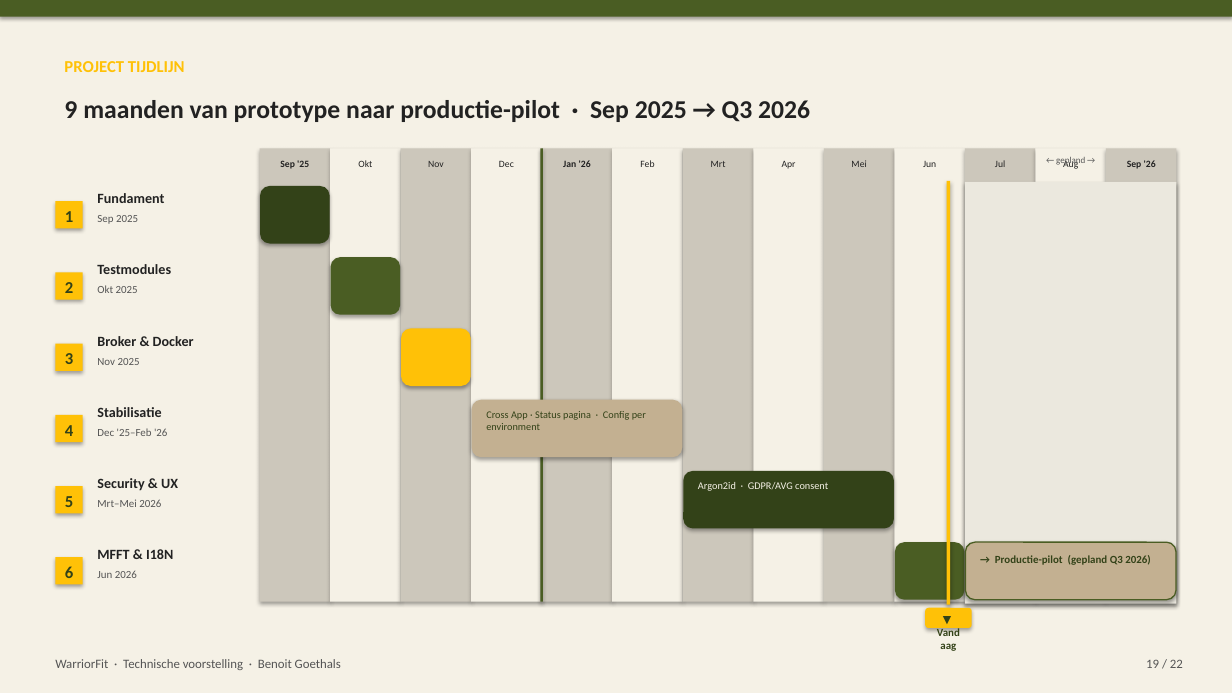
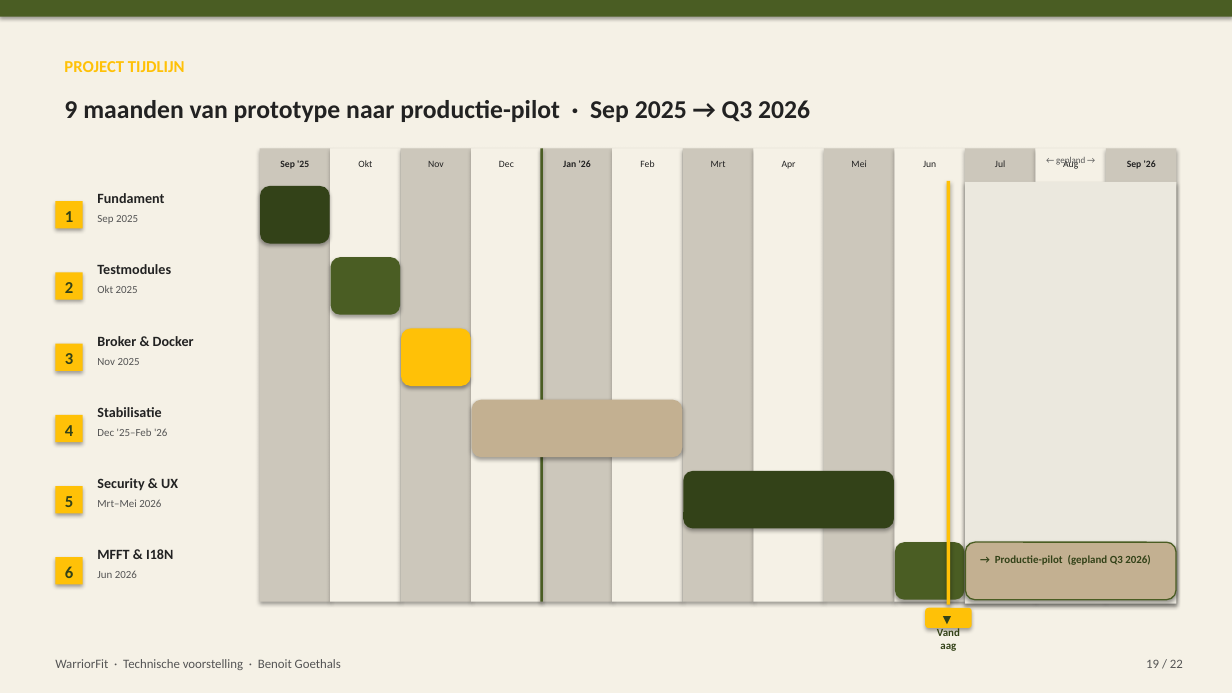
Before and after one commit to BenoitGoethals/WarriorFit, a slide deck: slide 5 of documentation/WarriorFit_Technisch_NL.pptx. Drawn at 1232x693 pixels with LibreOffice and Linux fonts; fonts in the diff are those of the drawing. Boxes give left, top, right and bottom in pixels: in the first picture for what was removed or moved away, otherwise in the second. Text is boxed around its words. In the diff, an @@ line names an element or a change of style, - is before the commit and + after.

Commit message:
docs: update WarriorFit_Technisch_NL presentation content

```diff
--- a/documentation/WarriorFit_Technisch_NL.pptx
+++ b/documentation/WarriorFit_Technisch_NL.pptx
@@ text removed at [486,411,646,430] @@
-Cross App · Status pagina · Config per environment
@@ text removed at [698,482,828,491] @@
-Argon2id · GDPR/AVG consent
```
Also in this commit, not shown: 1 other file.
